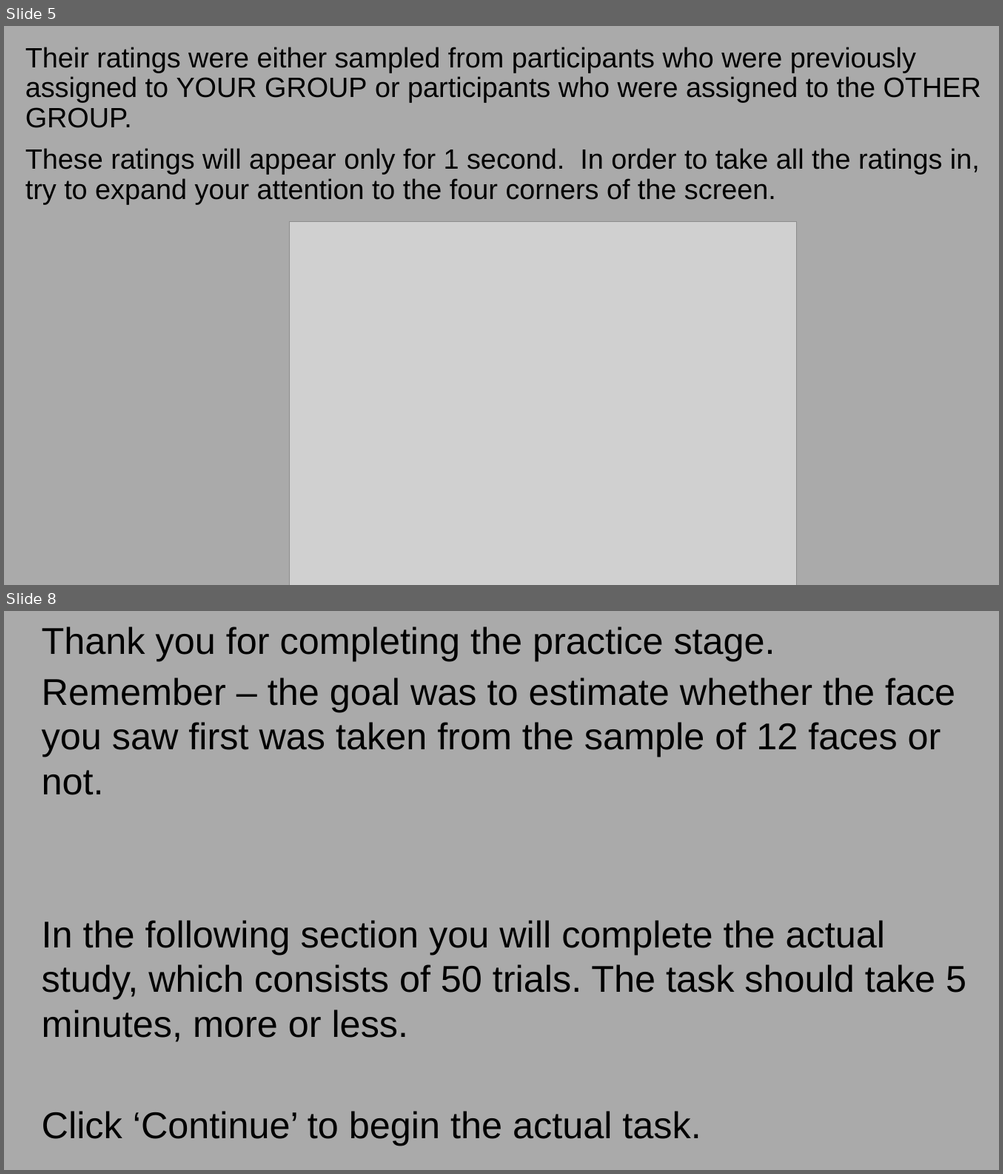
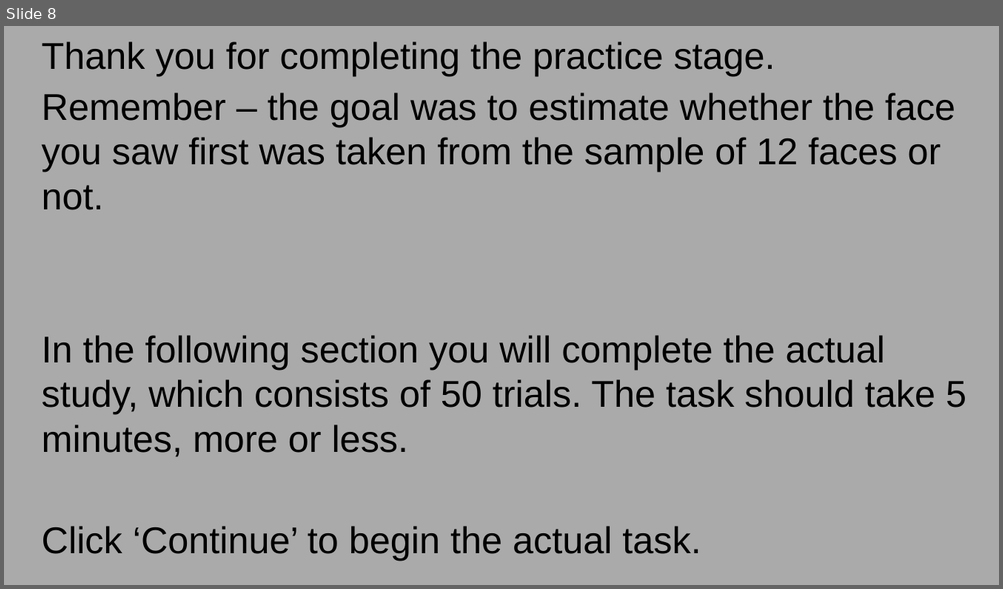
Before and after one commit to GoldenbergLab/task-group-categorization-amit, a slide deck: img/ins_just_ensamble/instructions2.4.19.pptx. Shown one above the other, each under a label of ours: slides 5 and 8 before the commit, slide 8 after it; the slides between them are not shown. The pictures are 1003x1174 and 1003x589 pixels, drawn with LibreOffice and Linux fonts; fonts in the diff are those of the drawing; grey boxes stand for pictures. Boxes give left, top, right and bottom in pixels: in the first picture for what was removed or moved away, otherwise in the second. Text is boxed around its words. In the diff, an @@ line names an element or a change of style, - is before the commit and + after.

```diff
--- a/img/ins_just_ensamble/instructions2.4.19.pptx
+++ b/img/ins_just_ensamble/instructions2.4.19.pptx
@@ slide 5 removed at [4,26,999,585], background #AAAAAA @@
@@ title removed at [25,47,981,204] @@
-Their ratings were either sampled from participants who were previously assigned to YOUR GROUP or participants who were assigned to the OTHER GROUP.
-These ratings will appear only for 1 second. In order to take all the ratings in, try to expand your attention to the four corners of the screen.
@@ picture removed at [289,222,796,585] @@
```
Also in this commit, not shown: 6 slides changed, 1 slide added, 1 other file.
